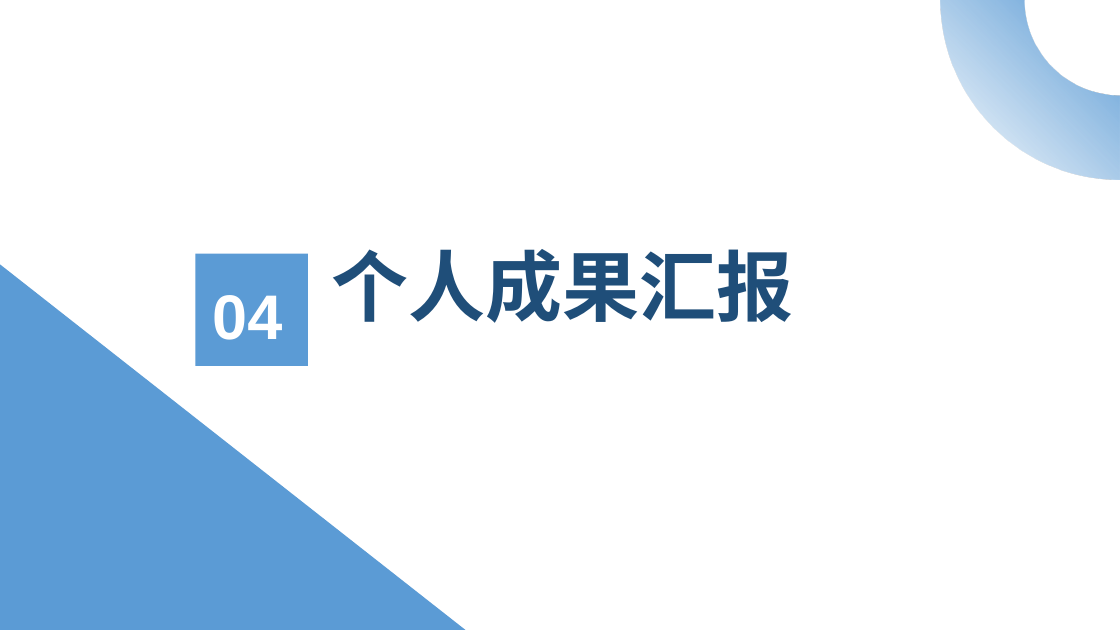
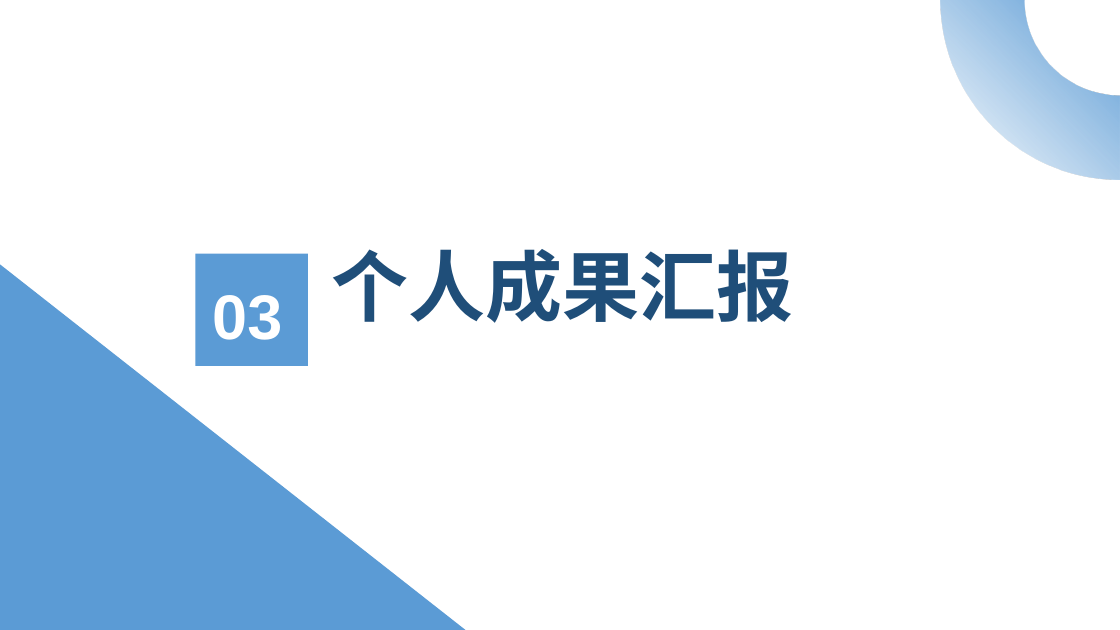
Before and after one commit to Starmoon30/Random-Shop, a slide deck: slide 14 of 其他/第五次阶段性评审PPT.pptx (slide 18 before the commit). Drawn at 1120x630 pixels with LibreOffice and Linux fonts; fonts in the diff are those of the drawing. Boxes give left, top, right and bottom in pixels: in the first picture for what was removed or moved away, otherwise in the second. Text is boxed around its words. In the diff, an @@ line names an element or a change of style, - is before the commit and + after.

```diff
--- a/其他/第五次阶段性评审PPT.pptx
+++ b/其他/第五次阶段性评审PPT.pptx
@@ text at (212, 295, 282, 340): text changed @@
-04
+03
```
Also in this commit, not shown: 6 other slides changed, 4 slides removed, 2 other files.
